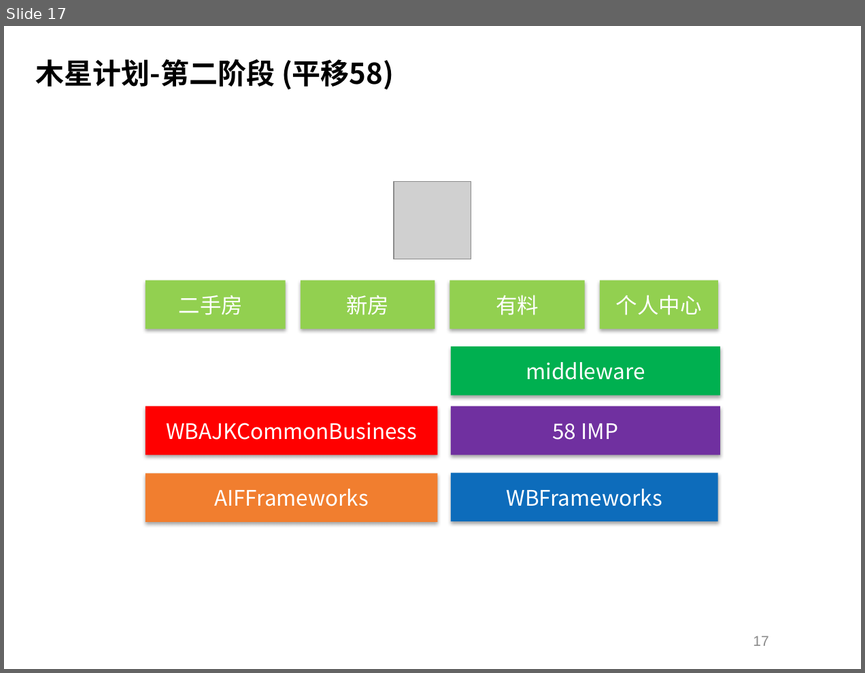
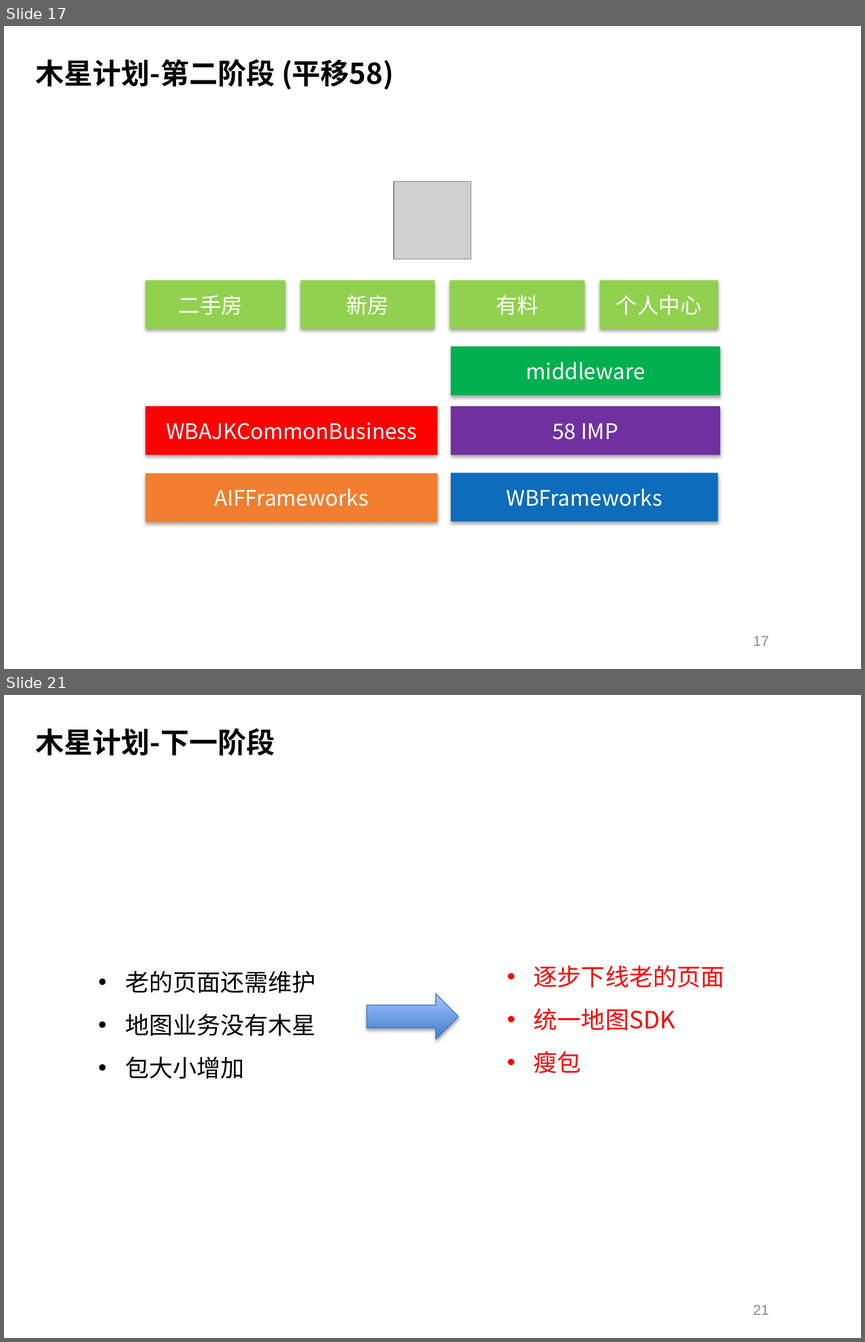
Before and after one commit to Geph0rce/Demo, a slide deck: documents/钱杰_2019年度总结述职报告.pptx. Shown one above the other, each under a label of ours: slide 17 before the commit, slides 17 and 21 after it; the slides between them are not shown. The pictures are 865x673 and 865x1342 pixels, drawn with LibreOffice and Linux fonts; fonts in the diff are those of the drawing; grey boxes stand for pictures; background and template pictures are left out. Boxes give left, top, right and bottom in pixels: in the first picture for what was removed or moved away, otherwise in the second. Text is boxed around its words. In the diff, an @@ line names an element or a change of style, - is before the commit and + after.

```diff
--- a/documents/钱杰_2019年度总结述职报告.pptx
+++ b/documents/钱杰_2019年度总结述职报告.pptx
@@ slide 21 added at bbox=[4, 695, 861, 1338], background picture (left out) @@
@@ text added at bbox=[36, 728, 275, 756], 24 pt, text #000000, bold @@
+木星计划-下一阶段
@@ text added at bbox=[125, 970, 315, 1079], 20 pt, text #000000 @@
+• 老的页面还需维护
+• 地图业务没有木星
+• 包大小增加
@@ text added at bbox=[534, 965, 724, 1073], 20 pt, text #FF0000 @@
+• 逐步下线老的页面
+• 统一地图SDK
+• 瘦包
@@ right arrow added at bbox=[366, 993, 458, 1038], fill gradient #3F80CE to #A4C4FF, outline #4B7EBC 0.75 pt @@
@@ page number added at bbox=[753, 1304, 768, 1314], 12 pt, text #898989 @@
+21
```
Also in this commit, not shown: 3 slides changed, 3 other slides added.
